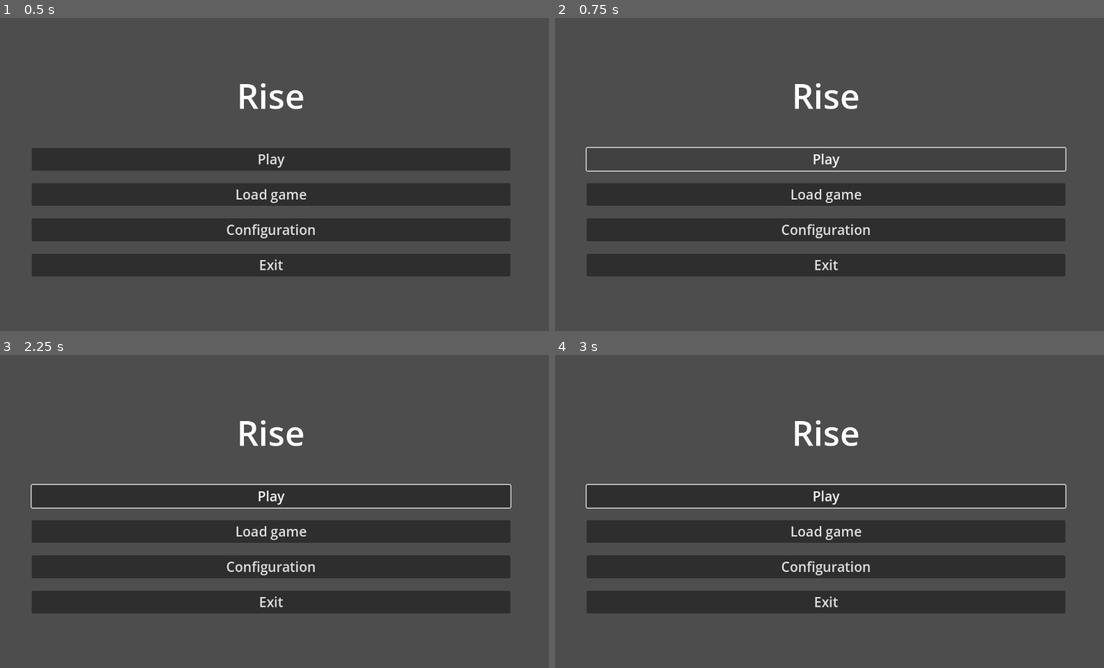
Above: before the commit, frames 1-4 (two rows, left to right).
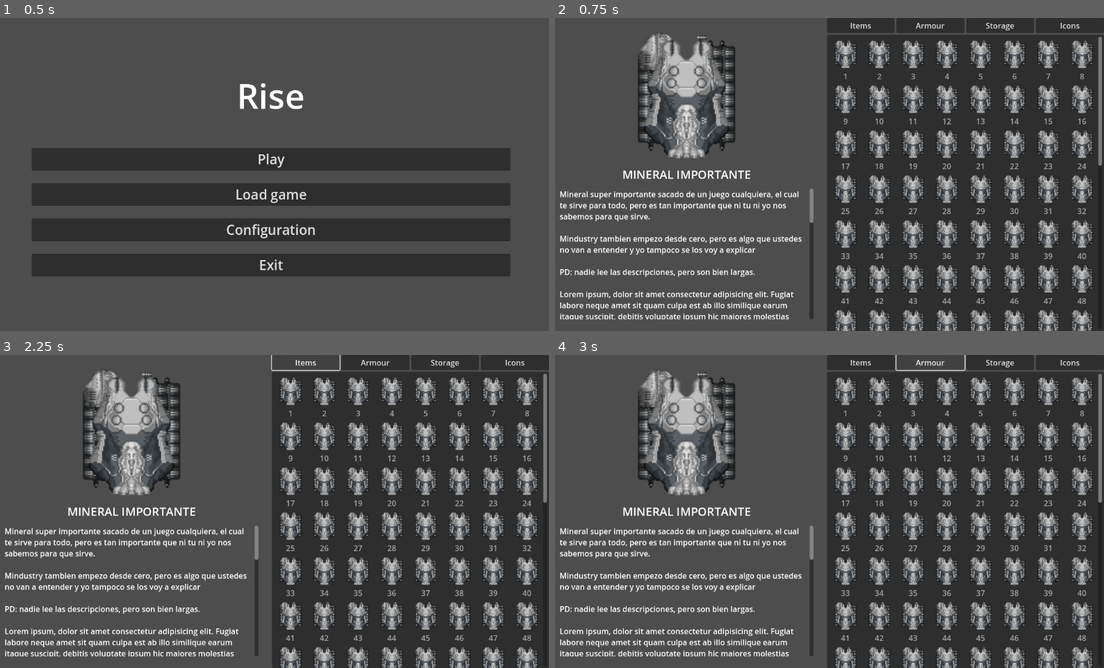
Above: after the commit, the same moments.

Repository: RegreDanger/Rise
Game: Godot game, scene res://scenes/ui/main_menu.tscn
The game is run twice, just before and just after one commit, with the same random seed, the same clock (stepped at 60 frames per second) and the same inputs.
Inputs (mouse positions are in pixels of both pictures, inside the frame that each line leads up to):
- Up to frame 1 (0.5 s): no input
- Up to frame 2 (0.75 s): click "Play" at 0.5 s
- Up to frame 3 (2.25 s): click (269, 495) at 1.25 s, where only the run before the commit has a clickable "Play"; click (307, 361) at 2 s, where only the run after the commit has a clickable "Items"
- Up to frame 4 (3 s): click (928, 361) at 2.75 s, where only the run after the commit has a clickable "Armour"

Frame 1 is identical in both runs. In frame 2, 54% of the frame differs, in the area x 0-100%, y 0-100%; in frame 3, 57%; in frame 4, 57%.

Commit message:
Refactored input system, improved inventory handling, and connected player script
- Added global input manager as autoload emiting signals
- Connected player movement
- Updated inventory to react to global toggle signal
- Cleaned up input logic

Diff:
--- a/project.godot
+++ b/project.godot
@@ -14,6 +14,10 @@
 run/main_scene="uid://cifrp28242b28"
 config/features=PackedStringArray("4.4", "Forward Plus")
 config/icon="res://icon.svg"
+
+[autoload]
+
+input_manager="*res://scripts/autoload/input/input_manager.gd"
 
 [display]
 
@@ -35,3 +39,23 @@
 "events": [Object(InputEventKey,"resource_local_to_scene":false,"resource_name":"","device":-1,"window_id":0,"alt_press …(192 unchanged characters)…
 ]
 }
+move_up={
+"deadzone": 0.2,
+"events": [Object(InputEventKey,"resource_local_to_scene":false,"resource_name":"","device":-1,"window_id":0,"alt_pressed":false,"shift_pressed":false,"ctrl_pressed":false,"meta_pressed":false,"pressed":false,"keycode":0,"physical_keycode":87,"key_label":0,"unicode":119,"location":0,"echo":false,"script":null)
+]
+}
+move_down={
+"deadzone": 0.2,
+"events": [Object(InputEventKey,"resource_local_to_scene":false,"resource_name":"","device":-1,"window_id":0,"alt_pressed":false,"shift_pressed":false,"ctrl_pressed":false,"meta_pressed":false,"pressed":false,"keycode":0,"physical_keycode":83,"key_label":0,"unicode":115,"location":0,"echo":false,"script":null)
+]
+}
+move_left={
+"deadzone": 0.2,
+"events": [Object(InputEventKey,"resource_local_to_scene":false,"resource_name":"","device":-1,"window_id":0,"alt_pressed":false,"shift_pressed":false,"ctrl_pressed":false,"meta_pressed":false,"pressed":false,"keycode":0,"physical_keycode":65,"key_label":0,"unicode":97,"location":0,"echo":false,"script":null)
+]
+}
+move_right={
+"deadzone": 0.2,
+"events": [Object(InputEventKey,"resource_local_to_scene":false,"resource_name":"","device":-1,"window_id":0,"alt_pressed":false,"shift_pressed":false,"ctrl_pressed":false,"meta_pressed":false,"pressed":false,"keycode":0,"physical_keycode":68,"key_label":0,"unicode":100,"location":0,"echo":false,"script":null)
+]
+}
--- a/scenes/player/player.tscn
+++ b/scenes/player/player.tscn
@@ -1,15 +1,14 @@
-[gd_scene load_steps=2 format=3 uid="uid://defoq3ackhcqt"]
+[gd_scene load_steps=3 format=3 uid="uid://5xmgcvnho1kw"]
 
 [ext_resource type="Texture2D" uid="uid://bpuyh64xcw4xb" path="res://assets/sprites/player/SDMS-s.png" id="1_8afob"]
+[ext_resource type="Script" uid="uid://cg61necsdb52t" path="res://scripts/player/player.gd" id="1_dovo2"]
 
+[node name="Player" type="CharacterBody2D"]
+script = ExtResource("1_dovo2")
 
-[node name="Player" type="Node2D"]
-
-[node name="CharacterBody2D" type="CharacterBody2D" parent="."]
-
-[node name="Sprite2D" type="Sprite2D" parent="CharacterBody2D"]
+[node name="Sprite2D" type="Sprite2D" parent="."]
 texture_filter = 1
 texture = ExtResource("1_8afob")
 
-[node name="CollisionPolygon2D" type="CollisionPolygon2D" parent="CharacterBody2D"]
+[node name="CollisionPolygon2D" type="CollisionPolygon2D" parent="."]
 polygon = PackedVector2Array(-25, -53, -25, -52, -26, -52, -26, -51, -27, -51, -27, -52, -29, -52, -29, -51, -30, -51,  …(1473 unchanged characters)…
--- /dev/null
+++ b/scripts/autoload/input/input_manager.gd
@@ -0,0 +1,15 @@
+extends Node
+
+# global signal
+signal input_action(action_name: String, is_toggle: bool)
+
+var input_keys := {
+	"inventory": "key_i"
+}
+
+var visible := false
+
+func _process(delta: float) -> void:
+	for value in input_keys.values():
+		if Input.is_action_just_pressed(value):
+			emit_signal("input_action", value, !visible)
--- /dev/null
+++ b/scripts/player/player.gd
@@ -0,0 +1,19 @@
+class_name player extends CharacterBody2D
+
+var move_speed_base = 150;
+
+# Called when the node enters the scene tree for the first time.
+func _ready() -> void:
+	pass
+
+
+# Called every frame. 'delta' is the elapsed time since the previous frame.
+func _process(delta: float) -> void:
+	var direction: Vector2 = Vector2.ZERO
+	direction.x = Input.get_action_strength("move_right") - Input.get_action_strength("move_left")
+	direction.y = Input.get_action_strength("move_down") - Input.get_action_strength("move_up")
+	velocity = direction * move_speed_base
+	pass
+
+func _physics_process(delta: float) -> void:
+	move_and_slide()
--- a/scripts/ui/inventory.gd
+++ b/scripts/ui/inventory.gd
@@ -1,22 +1,25 @@
-class_name Inventory
-
-extends Control
+class_name Inventory extends Control
 
 #readys
+@onready var input_manager_loaded = input_manager
 @onready var inventory = $"."
 @onready var itemList = $HBoxContainer/VBoxContainer2/ItemList
 
 func _ready() -> void:
+	input_manager_loaded.connect("input_action", _show_inventory)
 	add_fake_data()
 
 func _process(delta: float) -> void:
-	var key_i_pressed: bool = Input.is_action_just_pressed("key_i")
+	pass
 
-	if key_i_pressed:
-		if inventory.is_visible_in_tree():
-			inventory.hide()
-		else:
-			inventory.show()
+func _show_inventory(action: String, toggle: bool):
+	match action:
+		"key_i":
+			if toggle:
+				if inventory.is_visible_in_tree():
+					inventory.hide()
+				else:
+					inventory.show()
 
 func add_fake_data():
 	for i in range(120):
--- a/scripts/ui/main_menu.gd
+++ b/scripts/ui/main_menu.gd
@@ -12,7 +12,7 @@
 	exit_button.connect("pressed",on_exit_pressed)
 
 func on_play_pressed():
-	get_tree().change_scene_to_file("res://scenes/levels/level_one.tscn")
+	get_tree().change_scene_to_file("res://scenes/maps/level_one.tscn")
 
 func on_exit_pressed():
 	get_tree().quit()
Not shown, added: scripts/autoload/input/input_manager.gd.uid
Not shown, added: scripts/player/player.gd.uid
